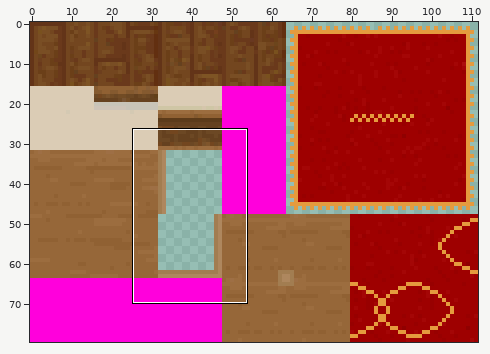
File history of a sprite sheet, main/resources/worlds/indoor_tileset.png. The first picture is a wide view before the edit; the outline marks the close-up.
Close-up. Before:
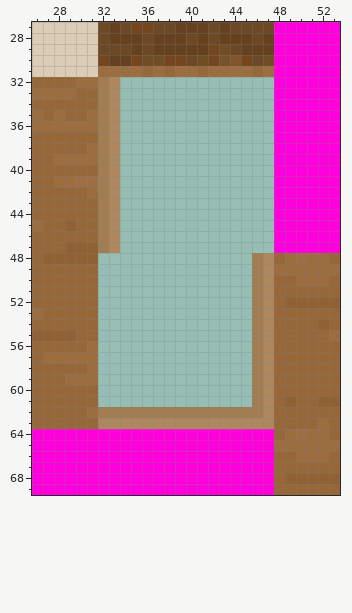
The file is 112x80 pixels. Colours within 5 levels of each other are drawn and written as one. Shown: x 26..53, y 27..69.
The result:
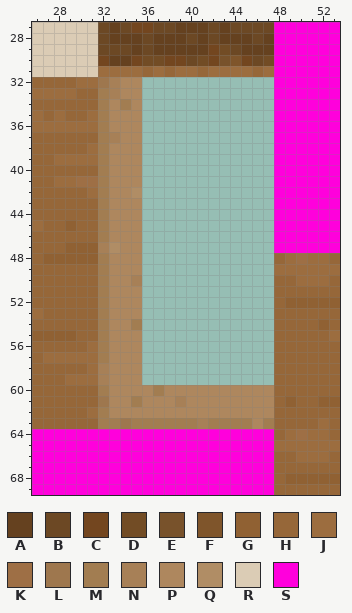
Palette (. is transparent): A #65411f  B #6c4824  C #73461f  D #724c25  E #78522b  F #7f552b  G #906133  H #966739  J #9c6d3f  K #9e6f45  L #9e774e  M #a27d51  N #a78057  P #ae875e  Q #b08d65  R #dbccb5  S #ff00dc
The commit says: Fixed a shading problem with the border
Change:
y 32: x 32..35 MP.. -> LNPP
y 33: x 33..35 P.. -> NPP
y 34: x 34..35 .. -> MP
y 35..36: x 34..35 .. -> PP
y 37: x 33..35 P.. -> NPP
y 38..41: x 34..35 .. -> PP
y 42: x 34..35 .. -> PQ
y 43..46: x 34..35 .. -> PP
y 47: x 32..35 MP.. -> NQPP
y 48..49: x 32..35 .... -> MPPP; x 46..47 MP -> ..
y 50: x 32..35 .... -> MPPN; x 46..47 MP -> ..
y 51..53: x 32..35 .... -> MPPP; x 46..47 MP -> ..
y 54: x 32..35 .... -> MPPM; x 46..47 MP -> ..
y 55..57: x 32..35 .... -> MPPP; x 46..47 MP -> ..
y 58..59: x 32..35 .... -> NPPP; x 46..47 MP -> ..
y 60: x 32..46 ..............M -> MPPPPMPPPPPPPPP
y 61: x 32..46 ..............M -> LPPMPPPNPPPPPPP
y 62: x 33..46 MMMMMMMMMMMMMM -> PPPPPPPPPPPPPP
y 63: x 32..45 PPPPPPPPPPPPPP -> MMLMMMMMMNMMMM; x 47 P -> M
Pixel boxes of the changes (left, top, right, bottom) in both close-ups:
changed: (98, 77, 274, 429)
